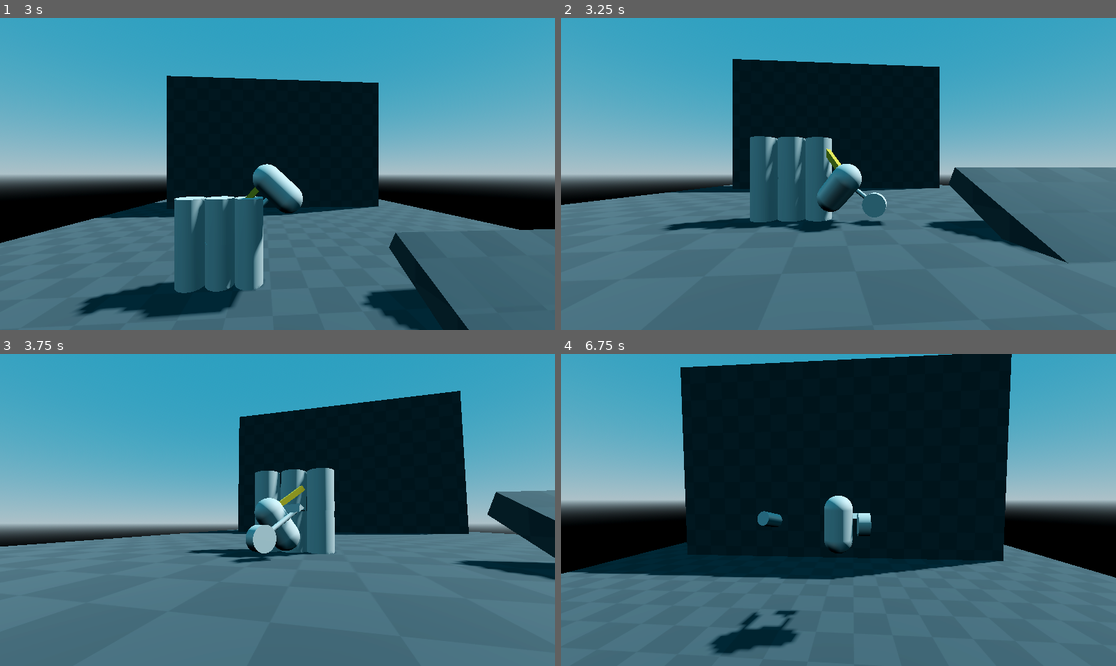
Above: before the commit, frames 1-4 (two rows, left to right).
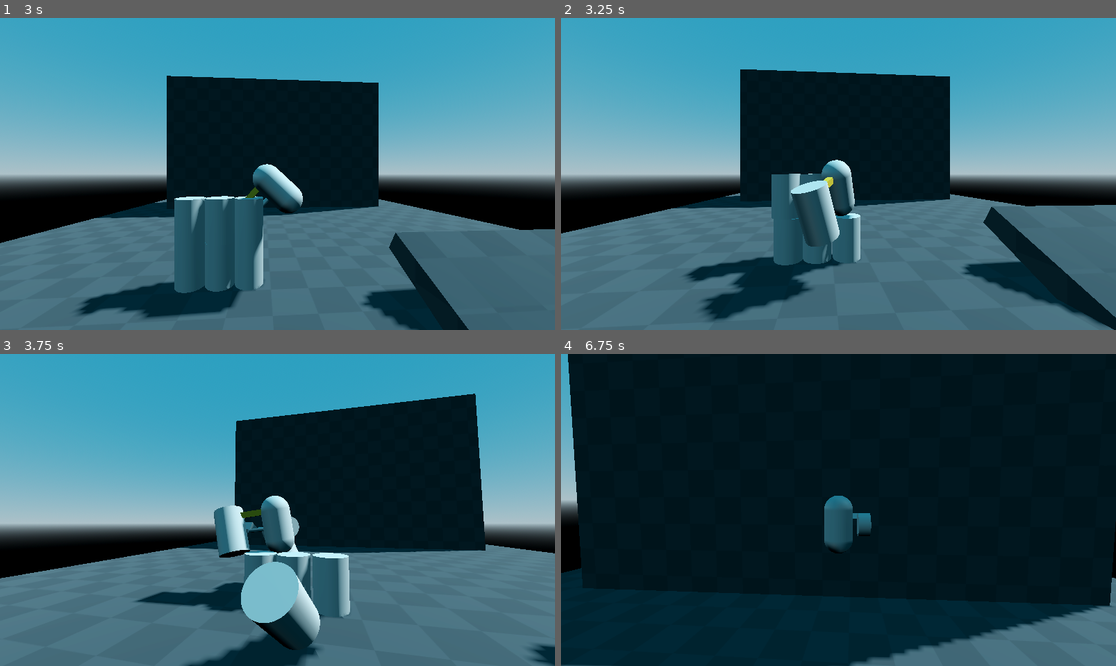
Above: after the commit, the same moments.

Repository: Albertoie710231/Godot_4_test
Game: Godot game, scene res://world.tscn
Same seed, same stepped clock (60 frames per second), same inputs: the game is played once before the commit and once after it.
Inputs (mouse positions are in pixels of both pictures, inside the frame that each line leads up to):
- Up to frame 1 (3 s): tap Enter (ui_accept) at 0.5 s; move the mouse to (271, 180) at 0.52 s; press the mouse at (271, 180) at 0.53 s; hold W (move_forward) 0.53-2.78 s; tap Space (jump) at 0.77, 1.52 s; tap Middle mouse button (change_focus, bound only after the com… at 0.8, 1.35, 2.3, 2.85 s; move the mouse to (316, 177) at 1.27 s; release the mouse at (316, 177) at 1.28 s; click (316, 177) at 1.55 s; move the mouse to (233, 170) at 2.02 s; press the mouse at (233, 170) at 2.03 s; move the mouse to (283, 174) at 2.77 s; release the mouse at (283, 174) at 2.78 s; hold A (move_left) from 2.78 s (still down)
- Up to frame 2 (3.25 s): keep holding A (move_left); tap Space (jump) at 3.02 s; click (844, 174) at 3.05 s
- Up to frame 3 (3.75 s): move the mouse to (255, 503) at 3.52 s; release A (move_left) at 3.53 s; press the mouse at (255, 503) at 3.53 s; hold W (move_forward) from 3.53 s (still down)
- Up to frame 4 (6.75 s): tap Space (jump) at 3.77, 4.52, 6.02 s; tap Middle mouse button (change_focus, bound only after the com… at 3.8, 4.35, 5.3, 5.85 s; move the mouse to (866, 510) at 4.27 s; release the mouse at (866, 510) at 4.28 s; click (866, 510) at 4.55 s; move the mouse to (810, 510) at 5.02 s; press the mouse at (810, 510) at 5.03 s; move the mouse to (849, 503) at 5.77 s; release W (move_forward) at 5.78 s; release the mouse at (849, 503) at 5.78 s; hold D (move_right) 5.78-6.53 s; click (849, 503) at 6.05 s; move the mouse to (832, 516) at 6.52 s; press the mouse at (832, 516) at 6.53 s; hold W (move_forward) from 6.53 s (still down)

Frame 1 is identical in both runs. In frame 2, 21% of the frame differs, in the area x 0-100%, y 13-100%; in frame 3, 20%; in frame 4, 52%, in the area x 0-100%, y 0-100%.

Commit message:
Added change focus to select what trash the player wants to sweep.

Diff:
--- a/TrashCan.gd
+++ b/TrashCan.gd
@@ -5,8 +5,8 @@
 @onready var own_collision = $Area3D
 
 func restore_rigid_body() -> void:
-	get_node(".").set_collision_layer_value(1, true)
-	#get_node(".").set_collision_layer_value(2, true)
+	#get_node(".").set_collision_layer_value(1, true)
+	get_node(".").set_collision_layer_value(2, true)
 	#get_node("Area3D").set_collision_layer_value(1, true)
 	#get_node("Area3D/CollisionShape3DArea").set_deferred("Disabled", true)
 	get_node(".").set_gravity_scale(1.0)
@@ -15,7 +15,7 @@
 	get_node("Area3D/CollisionShape3DArea").disabled = false
 	get_node(".").set_gravity_scale(0.0)
 	#get_node(".").set_collision_layer_value(1, false)
-	#get_node(".").set_collision_layer_value(2, false)
+	get_node(".").set_collision_layer_value(2, false)
 	#get_node("Area3D").set_collision_layer_value(1, false)
 	if Input.get_connected_joypads():
 		Input.start_joy_vibration(0, 1.0, 1.0, 0.07)
--- a/characters/Enemies/EnemyOctopus.gd
+++ b/characters/Enemies/EnemyOctopus.gd
@@ -14,7 +14,7 @@
 	if not is_on_floor():
 		velocity.y -= (gravity/6.0) * delta
 
-	if transform.origin.y < 5.0:
+	if $RayCast3d.is_colliding():
 		velocity.y = 2.0
 
 	# Handle Jump.
--- a/characters/Enemies/EnemyOctopus.tscn
+++ b/characters/Enemies/EnemyOctopus.tscn
@@ -31,5 +31,9 @@
 wait_time = 2.0
 autostart = true
 
+[node name="RayCast3d" type="RayCast3D" parent="."]
+transform = Transform3D(1, 0, 0, 0, 1, 0, 0, 0, 1, 0, -1, 0)
+target_position = Vector3(0, -5, 0)
+
 [connection signal="body_entered" from="Area3d" to="." method="_on_area_3d_body_entered"]
 [connection signal="timeout" from="Timer" to="." method="_on_timer_timeout"]
--- a/characters/Player.gd
+++ b/characters/Player.gd
@@ -33,6 +33,11 @@
 @onready var _area_bodies : Area3D = $Area3d
 
 var double_jump_flag : bool = false
+
+func _input(_event) -> void:
+	if Input.is_action_just_pressed("change_focus"):
+		bodies.append(bodies.front())
+		bodies.pop_front()
 
 func _process(_delta) -> void:
 	if bodies and bodies[0] != null:
--- a/characters/sweeper.tscn
+++ b/characters/sweeper.tscn
@@ -14,6 +14,9 @@
 
 [sub_resource type="BoxShape3D" id="BoxShape3D_k7h5i"]
 size = Vector3(2.36076, 0.969094, 0.5)
+
+[sub_resource type="BoxShape3D" id="BoxShape3D_5kffx"]
+size = Vector3(1, 0.473651, 0.343884)
 
 [node name="Sweeper" type="Node3D" groups=["bodies"]]
 script = ExtResource("1_hdnh7")
@@ -31,7 +34,7 @@
 mesh = SubResource("PrismMesh_3ilbd")
 
 [node name="SpawnTrash" type="Node3D" parent="."]
-transform = Transform3D(0.01, 0, 0, 0, 0.01, 0, 0, 0, 0.01, 0, 0, -3)
+transform = Transform3D(0.01, 0, 0, 0, 0.01, 0, 0, 0, 0.01, 0, 0, -4)
 
 [node name="Area3D" type="Area3D" parent="."]
 transform = Transform3D(1, 0, 0, 0, 1, 0, 0, 0, 1, 0, 0, -2.21935)
@@ -51,5 +54,12 @@
 
 [node name="Timer2" type="Timer" parent="."]
 
+[node name="RigidBody3d" type="RigidBody3D" parent="."]
+freeze = true
+
+[node name="CollisionShape3d" type="CollisionShape3D" parent="RigidBody3d"]
+transform = Transform3D(1, 0, 0, 0, 1, 0, 0, 0, 1, 0, 0.129768, -1.90109)
+shape = SubResource("BoxShape3D_5kffx")
+
 [connection signal="body_entered" from="Area3D" to="." method="_on_area_3d_body_entered"]
 [connection signal="timeout" from="Timer" to="." method="_on_timer_timeout"]
--- a/project.godot
+++ b/project.godot
@@ -73,6 +73,12 @@
 "events": [Object(InputEventJoypadMotion,"resource_local_to_scene":false,"resource_name":"","device":-1,"axis":3,"axis_value":1.0,"script":null)
 ]
 }
+change_focus={
+"deadzone": 0.5,
+"events": [Object(InputEventMouseButton,"resource_local_to_scene":false,"resource_name":"","device":-1,"window_id":0,"store_command":true,"alt_pressed":false,"shift_pressed":false,"meta_pressed":false,"command_pressed":false,"button_mask":0,"position":Vector2(0, 0),"global_position":Vector2(0, 0),"factor":1.0,"button_index":3,"pressed":false,"double_click":false,"script":null)
+, Object(InputEventJoypadButton,"resource_local_to_scene":false,"resource_name":"","device":-1,"button_index":9,"pressure":0.0,"pressed":false,"script":null)
+]
+}
 
 [physics]
 
Not shown: 1 places in characters/sweeper.tscn that only renumber resources
